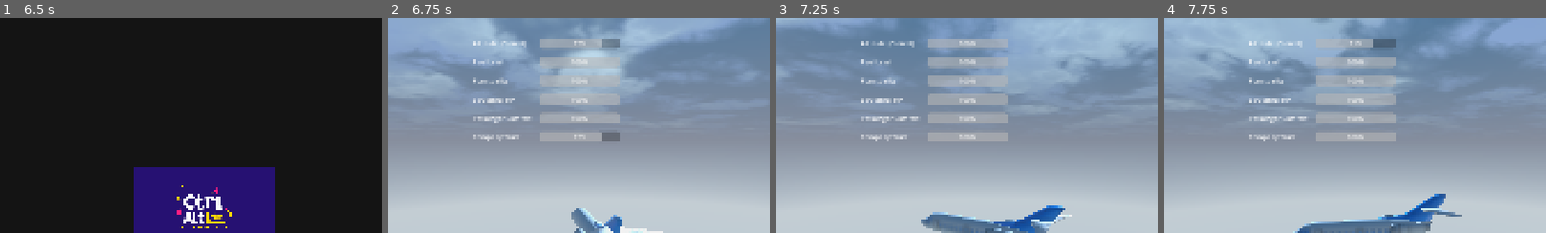
Above: before the commit, frames 1-4 (left to right).
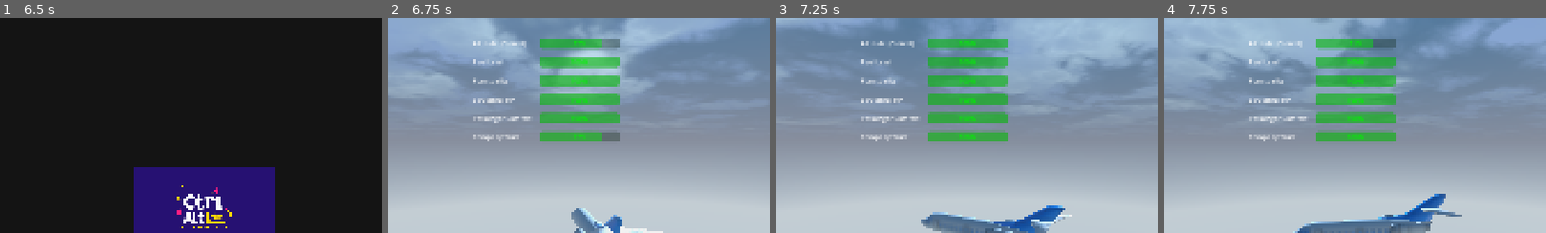
Above: after the commit, the same moments.

Repository: Mafiagafo/Ressaca-GameJam2026-Godot
Game: Godot game, scene res://Scenes/LoadingLogo.tscn
The game is run twice, just before and just after one commit, with the same random seed, the same clock (stepped at 60 frames per second) and the same inputs.
Inputs (mouse positions are % of the whole screen's width and height, from its top left):
- Up to frame 1 (6.5 s): tap Enter at 0.5, 3.5 s; move the mouse to (72, 45) at 0.52 s; move the mouse to (30, 55) at 1.27 s; move the mouse to (60, 28) at 2.02 s; tap Space at 2.75, 4.25 s; move the mouse to (45, 70) at 2.77 s; move the mouse to (80, 65) at 3.52 s; move the mouse to (20, 35) at 4.27 s; move the mouse to (55, 50) at 5.02 s; move the mouse to (35, 25) at 5.77 s
- Up to frame 2 (6.75 s): click "Start Game" at 6.5 s
- Up to frame 3 (7.25 s): no input
- Up to frame 4 (7.75 s): click "Continue" at 7.25 s
The pictures show only the part of the screen within x 23-73%, y 0-50%; the shares and areas given below are measured in that part.

Frame 1 is identical in both runs. In frame 2, 6.2% of the frame differs, in the area x 39-61%, y 9-58%; in frame 3, 6.7%; in frame 4, 6.3%.

Commit message:
feat: Implement core game loop, state management, and comprehensive UI systems for in-game interactions and metric display.

Diff:
--- a/Scripts/game_loop.gd
+++ b/Scripts/game_loop.gd
@@ -5,6 +5,7 @@
 var action_manager: ActionManager
 
 func _ready() -> void:
+	GameState.reset_metrics()
 	action_manager = ActionManager.new()
 	ui_manager = UIManager.new(
 		self,
@@ -42,6 +43,12 @@
 
 func execute_phase_round_start():
 	round_context.round_number += 1
+
+	if GameState.is_victory(round_context.round_number):
+		change_phase(RoundContext.Phase.RESULTS)
+		ui_manager.show_victory_screen()
+		return
+
 	GameState.is_foggy = false
 	GameState.is_radio_silent = false
 	GameState.has_instrument_failure = false
@@ -56,15 +63,20 @@
 	change_phase(RoundContext.Phase.BRIEFING)
 
 func execute_phase_briefing():
-	var msg = "Round %d Briefing\n\n" % round_context.round_number
+	var msg = "Last Round Briefing!\n\n" if round_context.round_number == 6 else "Round %d Briefing\n\n" % round_context.round_number
+
+	var is_nominal = true
 	if GameState.fuel_level <= 3.0:
 		msg += "WARNING: Critical Fuel Levels!\n"
+		is_nominal = false
 	if GameState.correct_altitude <= 3.0:
 		msg += "WARNING: Low Altitude!\n"
+		is_nominal = false
 	if GameState.structural_hp <= 3.0:
 		msg += "WARNING: Structural Integrity Failing!\n"
+		is_nominal = false
 
-	if msg == "Round %d Briefing\n\n" % round_context.round_number:
+	if is_nominal:
 		msg += "All systems nominal. Maintain current heading."
 
 	ui_manager.show_briefing(round_context.round_number, msg)
@@ -135,7 +147,7 @@
 	elif round_context.current_phase == RoundContext.Phase.CHAOS:
 		change_phase(RoundContext.Phase.SHUFFLE)
 	elif round_context.current_phase == RoundContext.Phase.RESULTS:
-		if GameState.is_game_over():
+		if GameState.is_game_over() or GameState.is_victory(round_context.round_number):
 			get_tree().change_scene_to_file("res://Scenes/MainMenu.tscn")
 		else:
 			change_phase(RoundContext.Phase.START)
--- a/Scripts/game_state.gd
+++ b/Scripts/game_state.gd
@@ -54,10 +54,9 @@
 	has_panic = false
 
 func is_game_over() -> bool:
-	# Game over if any critical metric hits 0
-	return correct_altitude <= 0 or fuel_level <= 0 or structural_hp <= 0 or company_trust <= 0
+	# Game over if any metric hits 0
+	return correct_altitude <= 0 or fuel_level <= 0 or structural_hp <= 0 or \
+		   company_trust <= 0 or punctual_arrival <= 0 or passenger_comfort <= 0
 
-func is_victory() -> bool:
-	# Victory connection logic will be handled by the GameLoop script based on progression
-	# For now, we return false as placeholder or check if survival criteria met
-	return false
+func is_victory(current_round: int) -> bool:
+	return current_round > 6
--- a/Scripts/ui_manager.gd
+++ b/Scripts/ui_manager.gd
@@ -138,6 +138,19 @@
 	t.tween_property(comfort_bar, "value", f_comf, 0.5)
 	t.tween_property(trust_bar, "value", f_trust, 0.5)
 
+	_recolor_bar(alt_bar, f_alt)
+	_recolor_bar(fuel_bar, f_fuel)
+	_recolor_bar(time_bar, f_time)
+	_recolor_bar(hp_bar, f_hp)
+	_recolor_bar(comfort_bar, f_comf)
+	_recolor_bar(trust_bar, f_trust)
+
+func _recolor_bar(bar: ProgressBar, value: float):
+	if value >= 5.0:
+		bar.modulate = Color.GREEN
+	else:
+		bar.modulate = Color.RED
+
 func hide_all_panels():
 	actions_panel.hide()
 	center_msg_box.hide()
@@ -255,6 +268,42 @@
 	t.tween_property(node, "modulate:a", 1.0, 0.4)
 	t.tween_property(node, "position:y", node.position.y - 50, 0.4).set_trans(Tween.TRANS_CUBIC).set_ease(Tween.EASE_OUT)
 
+func show_victory_screen():
+	actions_panel.hide()
+	preview_label.hide()
+	hide_all_arrows()
+	pop_in(center_msg_box)
+
+	var successful_metrics = []
+	if GameState.correct_altitude >= 5.0: successful_metrics.append("Altitude")
+	if GameState.fuel_level >= 5.0: successful_metrics.append("Fuel")
+	if GameState.punctual_arrival >= 5.0: successful_metrics.append("Punctuality")
+	if GameState.structural_hp >= 5.0: successful_metrics.append("Structural HP")
+	if GameState.passenger_comfort >= 5.0: successful_metrics.append("Comfort")
+	if GameState.company_trust >= 5.0: successful_metrics.append("Company Trust")
+
+	var is_perfect = successful_metrics.size() == 6
+	var outcome_title = "Satisfactory Travel" if is_perfect else "Awful Travel"
+
+	var msg = "FLIGHT COMPLETE: %s\n\n" % outcome_title
+	msg += "You survived 6 rounds.\n\n"
+
+	if is_perfect:
+		msg += "All metrics remained above 50%!\nFantastic piloting.\n"
+	else:
+		msg += "Some metrics dropped to critical levels (1%% - 49%%).\nYour passengers won't forget this.\n\n"
+		msg += "Satisfactory Metrics:\n"
+		if successful_metrics.is_empty():
+			msg += "None! It was a terrifying flight."
+		else:
+			for sm in successful_metrics:
+				msg += "- " + sm + " [OK]\n"
+
+	msg += "\nTotal Successes: %d / 6" % successful_metrics.size()
+
+	msg_label.text = msg
+	next_btn.text = "Return to Menu"
+
 func shake_screen():
 	var start_pos = root.position
 	var t = root.create_tween()
